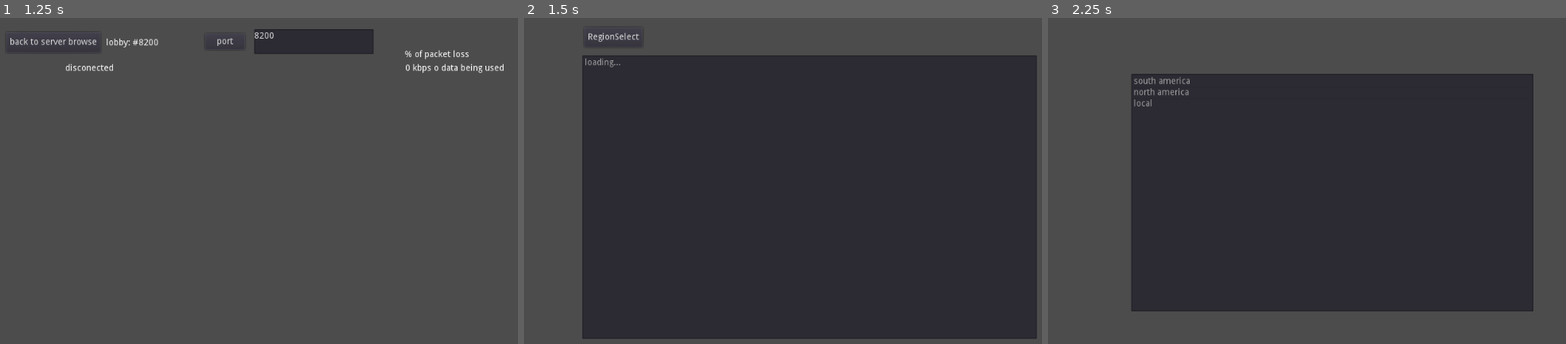
Above: before the commit, frames 1-3 (left to right).
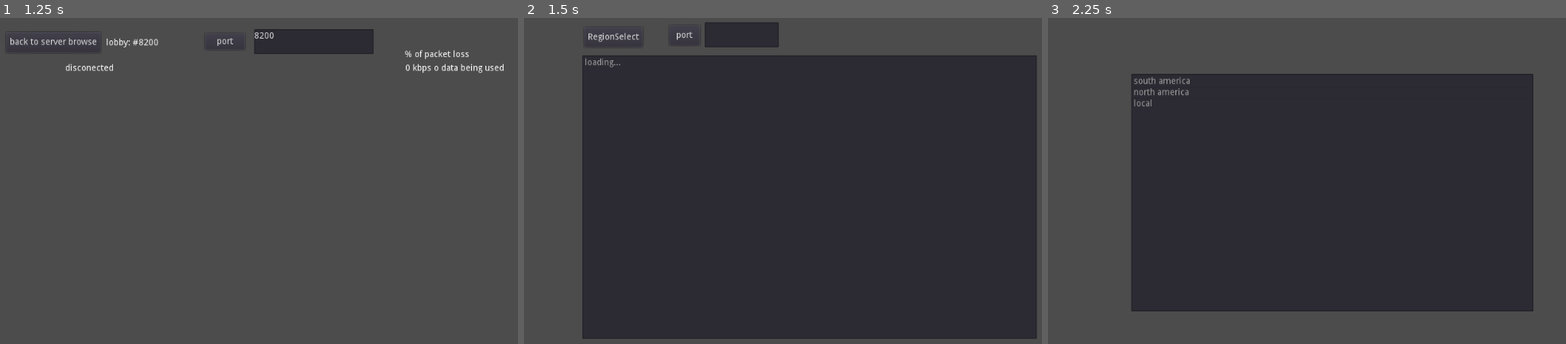
Above: after the commit, the same moments.

Repository: Galomortal47/Golang
Game: Godot game, scene res://Multyplayer.tscn
Two runs of this game, one before a commit and one after it. Both use one fixed random seed, a clock stepped at 60 frames per second and the inputs below. This scene is started directly instead of the project's main scene.
Inputs:
- Up to frame 1 (1.25 s): click "port" at 0.5 s
- Up to frame 2 (1.5 s): click "back to server browse" at 1.25 s
- Up to frame 3 (2.25 s): click "RegionSelect" at 2 s

Frame 1 is identical in both runs. In frame 2, 1.1% of the frame differs, in the area x 29-50%, y 1-10%; in frame 3, nothing differs.

Commit message:
added direct connect

Diff:
--- a/Multyplayer2/ServerBrowse.tscn
+++ b/Multyplayer2/ServerBrowse.tscn
@@ -28,6 +28,26 @@
 __meta__ = {
 "_edit_use_anchors_": false
 }
+
+[node name="Button3" type="Button" parent="."]
+margin_left = 279.633
+margin_top = 12.3199
+margin_right = 328.633
+margin_bottom = 44.3199
+text = "port"
+__meta__ = {
+"_edit_use_anchors_": false
+}
+
+[node name="TextEdit" type="TextEdit" parent="."]
+margin_left = 337.0
+margin_top = 7.0
+margin_right = 456.0
+margin_bottom = 47.0
+__meta__ = {
+"_edit_use_anchors_": false
+}
 [connection signal="timeout" from="Timer" to="." method="_on_Timer_timeout"]
 [connection signal="item_selected" from="pinglist/ItemList" to="." method="_on_ItemList_item_selected"]
 [connection signal="button_down" from="Button" to="." method="_on_Button_button_down"]
+[connection signal="button_down" from="Button3" to="." method="_on_Button3_button_down"]
--- a/Multyplayer2/code/MultiplayerBrowse.gd
+++ b/Multyplayer2/code/MultiplayerBrowse.gd
@@ -26,7 +26,6 @@
 					json_list.append(json)
 	pass
 
-
 func _on_ItemList_item_selected(index):
 	var port = int((json_list[index]["port"]).lstrip(":"))
 	get_node("/root/Singleton").PORT = port
@@ -43,8 +42,13 @@
 func _on_Timer_timeout():
 	load_server_list()
 
-
 func _on_Button_button_down():
 	get_tree().change_scene("res://RegionSelect.tscn")
 	packet.disconnect_from_host()
 	pass # Replace with function body.
+
+func _on_Button3_button_down():
+	get_node("/root/Singleton").PORT = int(get_node("TextEdit").get_text())
+	get_tree().change_scene("res://Multyplayer.tscn")
+	packet.disconnect_from_host()
+	pass # Replace with function body.
--- a/Multyplayer2/code/MultiplayerChild.gd
+++ b/Multyplayer2/code/MultiplayerChild.gd
@@ -7,6 +7,7 @@
 	get_node("pinglist/TextEdit").set_text(str(get_node('/root/Singleton').PORT))
 
 func _physics_process(delta):
+	send_ping()
 	kbps_calc()
 	if not recive_data == null:
 		for key in recive_data.keys():
@@ -86,19 +87,21 @@
 	get_tree().change_scene("res://ServerBrowse.tscn")
 	pass # Replace with function body.
 
+func _on_Timer_timeout():
+#	send_ping()
+	pass # Replace with function body.
 
-func _on_Timer_timeout():
+func send_ping():
 	json["time"] = {}
 	json["time"]["sys"] = str(os_time())
 	if pinglist.has(id):
 		json["time"]["ping"] = pinglist[id]
-	pass # Replace with function body.
 
 func os_time():
 	return OS.get_system_time_msecs() - 10000 * int(OS.get_system_time_msecs()/10000)
 
 func _on_Timer2_timeout():
-	json.erase("time")
+#	json.erase("time")
 	pass # Replace with function body.
 
 func _on_Timer3_timeout():
--- a/Multyplayer2/code/MultiplayerClass.gd
+++ b/Multyplayer2/code/MultiplayerClass.gd
@@ -37,7 +37,7 @@
 		recive_data = parse_json(string)
 		packetcount += 1
 		#print(string)
-#		print(recive_data)
+		print(recive_data)
 #	packet.put_string("\n")
 	packet.put_string(to_json(json))
 #	packet.put_string("\n")
Not shown, changed: server.go
